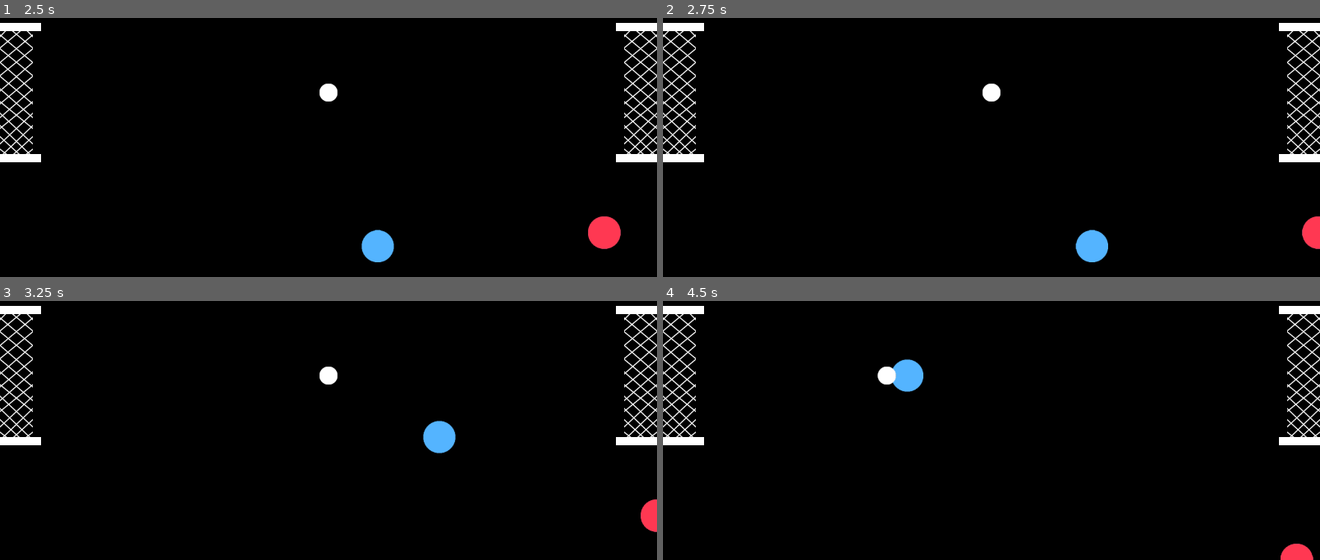
Above: before the commit, frames 1-4 (two rows, left to right).
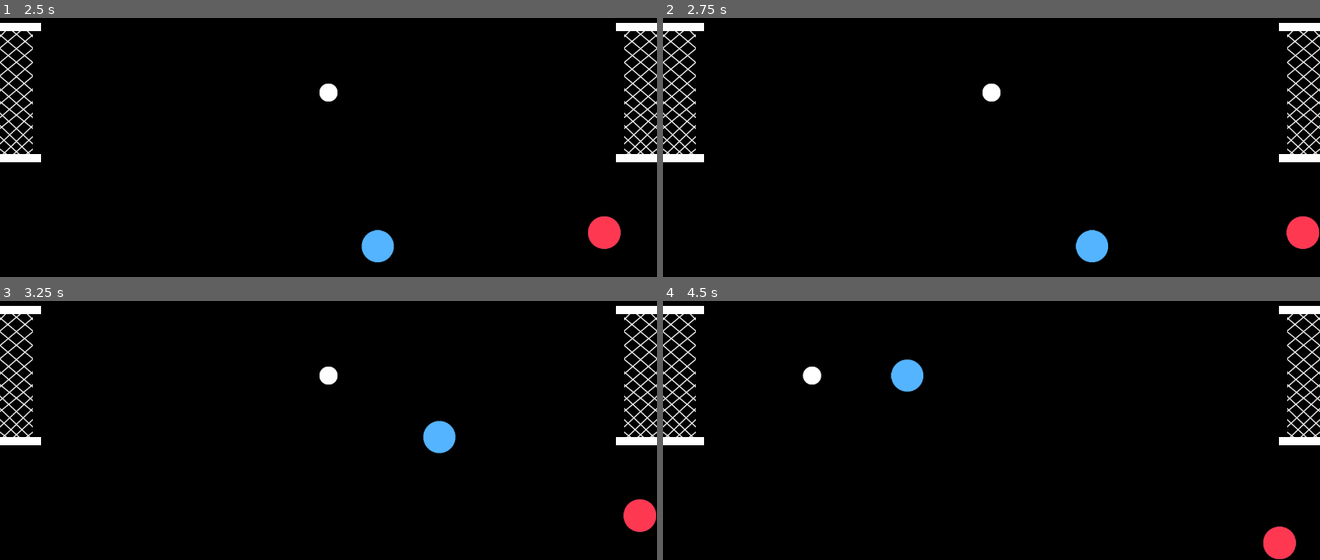
Above: after the commit, the same moments.

Repository: arthurmmmonte/Futebol
Game: Godot game, scene res://main.tscn
Same seed, same stepped clock (60 frames per second), same inputs: the game is played once before the commit and once after it.
Inputs:
- Up to frame 1 (2.5 s): tap Enter at 0.5 s; hold D (p1_right) 0.53-1.28 s; hold Down (p2_down) 0.53-1.28 s; tap Left (p2_left) at 0.8, 1.35 s; hold S (p1_down) 1.28-2.03 s; tap Right (p2_right) at 1.55 s; hold D (p1_right) from 2.03 s (still down); hold Right (p2_right) from 2.03 s (still down); tap Up (p2_up) at 2.3 s
- Up to frame 2 (2.75 s): keep holding D (p1_right); keep holding Right (p2_right)
- Up to frame 3 (3.25 s): release D (p1_right) at 2.78 s; release Right (p2_right) at 2.78 s; hold W (p1_up) from 2.78 s (still down); tap Up (p2_up) at 2.85 s; tap Down (p2_down) at 3.05 s
- Up to frame 4 (4.5 s): release W (p1_up) at 3.53 s; hold Down (p2_down) 3.53-4.28 s; hold A (p1_left) from 3.53 s (still down); tap Left (p2_left) at 3.8, 4.35 s

Frame 1 is identical in both runs. In frame 2, 0.4% of the frame differs, in the area x 94-100%, y 76-90%; in frame 3, 0.4%; in frame 4, 1.0%, in the area x 21-99%, y 25-100%.

Commit message:
fixed physics

Diff:
--- a/ball.gd
+++ b/ball.gd
@@ -8,7 +8,7 @@
 
 # Called every frame. 'delta' is the elapsed time since the previous frame.
 func _process(delta):
-	position = position.clamp(Vector2.ZERO, screen_size)
+	pass
 
 func start(pos):
 	position = pos
--- a/main.tscn
+++ b/main.tscn
@@ -9,6 +9,10 @@
 [ext_resource type="Texture2D" uid="uid://bgi01me8p8xnc" path="res://textures/trave.png" id="7_opx5t"]
 [ext_resource type="Texture2D" uid="uid://dcjt2vix3vbqw" path="res://textures/altura.png" id="8_ab3xc"]
 [ext_resource type="Texture2D" uid="uid://evprq8d3afye" path="res://textures/largura.png" id="9_1n8u8"]
+
+[sub_resource type="PhysicsMaterial" id="PhysicsMaterial_m68on"]
+friction = 0.95
+bounce = 0.75
 
 [sub_resource type="TileSetAtlasSource" id="TileSetAtlasSource_x6qis"]
 texture = ExtResource("7_opx5t")
@@ -536,8 +540,8 @@
 79:0/0/physics_layer_0/polygon_0/points = PackedVector2Array(-8, -8, 8, -8, 8, 8, -8, 8)
 
 [sub_resource type="TileSet" id="TileSet_5u42s"]
-physics_layer_0/collision_layer = 255
-physics_layer_0/collision_mask = 255
+physics_layer_0/collision_layer = 1
+physics_layer_0/collision_mask = 2
 sources/6 = SubResource("TileSetAtlasSource_x6qis")
 sources/7 = SubResource("TileSetAtlasSource_p53n0")
 sources/8 = SubResource("TileSetAtlasSource_k5mr3")
@@ -548,12 +552,19 @@
 
 [node name="Player1" parent="." instance=ExtResource("1_vpt2m")]
 position = Vector2(256, 360)
+collision_layer = 2
+collision_mask = 3
 
 [node name="Player2" parent="." instance=ExtResource("2_ob0hm")]
 position = Vector2(1024, 360)
+collision_layer = 2
+collision_mask = 3
 
 [node name="Ball" parent="." instance=ExtResource("3_f5h7j")]
 position = Vector2(640, 360)
+collision_layer = 4
+collision_mask = 3
+physics_material_override = SubResource("PhysicsMaterial_m68on")
 
 [node name="Rede1" parent="." instance=ExtResource("4_c3s7k")]
 position = Vector2(32, 360)
--- a/player_1.gd
+++ b/player_1.gd
@@ -8,25 +8,17 @@
 func _ready():
 	screen_size = get_viewport_rect().size
 
-
 # Called every frame. 'delta' is the elapsed time since the previous frame.
 func _process(delta):
-	var velocity = Vector2.ZERO
+	pass
 
-	if(Input.is_action_pressed("p1_up")):
-		velocity.y -= 1
-	if(Input.is_action_pressed("p1_down")):
-		velocity.y += 1
-	if(Input.is_action_pressed("p1_left")):
-		velocity.x -= 1
-	if(Input.is_action_pressed("p1_right")):
-		velocity.x += 1
+func _physics_process(delta):
+	get_input()
+	move_and_slide()
 
-	if velocity.length() > 0:
-		velocity = velocity.normalized() * speed
-
-	position += velocity * delta
-	position = position.clamp(Vector2.ZERO, screen_size)
+func get_input():
+	var input_dir = Input.get_vector("p1_left", "p1_right", "p1_up", "p1_down")
+	velocity = input_dir * speed
 
 func start(pos):
 	position = pos
--- a/player_2.gd
+++ b/player_2.gd
@@ -8,25 +8,17 @@
 func _ready():
 	screen_size = get_viewport_rect().size
 
-
 # Called every frame. 'delta' is the elapsed time since the previous frame.
 func _process(delta):
-	var velocity = Vector2.ZERO
+	pass
 
-	if(Input.is_action_pressed("p2_up")):
-		velocity.y -= 1
-	if(Input.is_action_pressed("p2_down")):
-		velocity.y += 1
-	if(Input.is_action_pressed("p2_left")):
-		velocity.x -= 1
-	if(Input.is_action_pressed("p2_right")):
-		velocity.x += 1
+func _physics_process(delta):
+	get_input()
+	move_and_slide()
 
-	if velocity.length() > 0:
-		velocity = velocity.normalized() * speed
-
-	position += velocity * delta
-	position = position.clamp(Vector2.ZERO, screen_size)
+func get_input():
+	var input_dir = Input.get_vector("p2_left", "p2_right", "p2_up", "p2_down")
+	velocity = input_dir * speed
 
 func start(pos):
 	position = pos
Not shown: 1 places in main.tscn that only renumber resources
